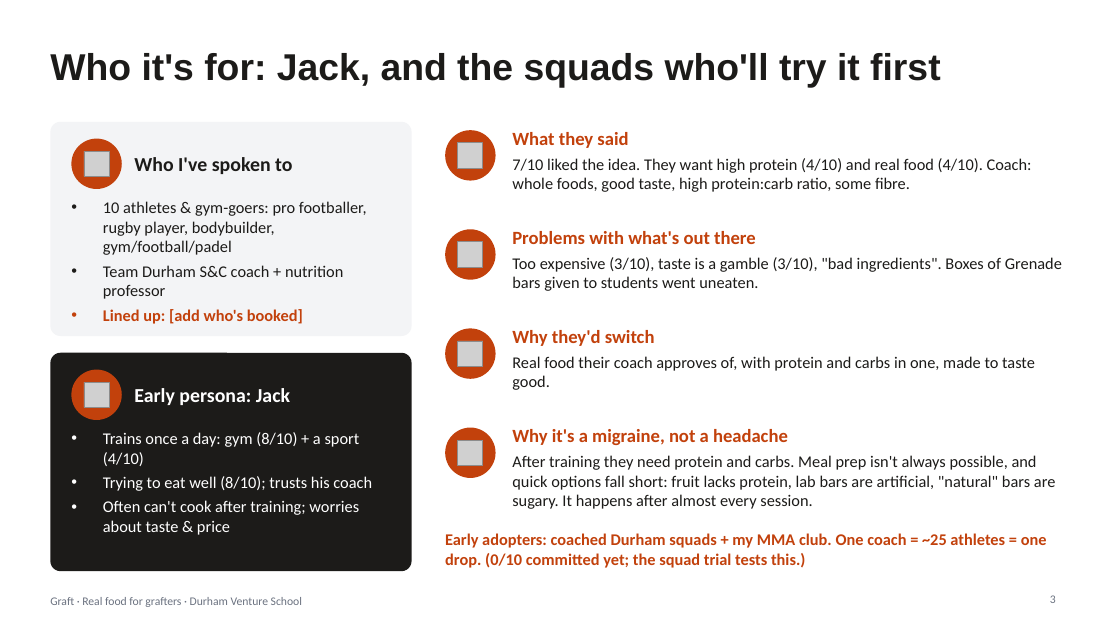
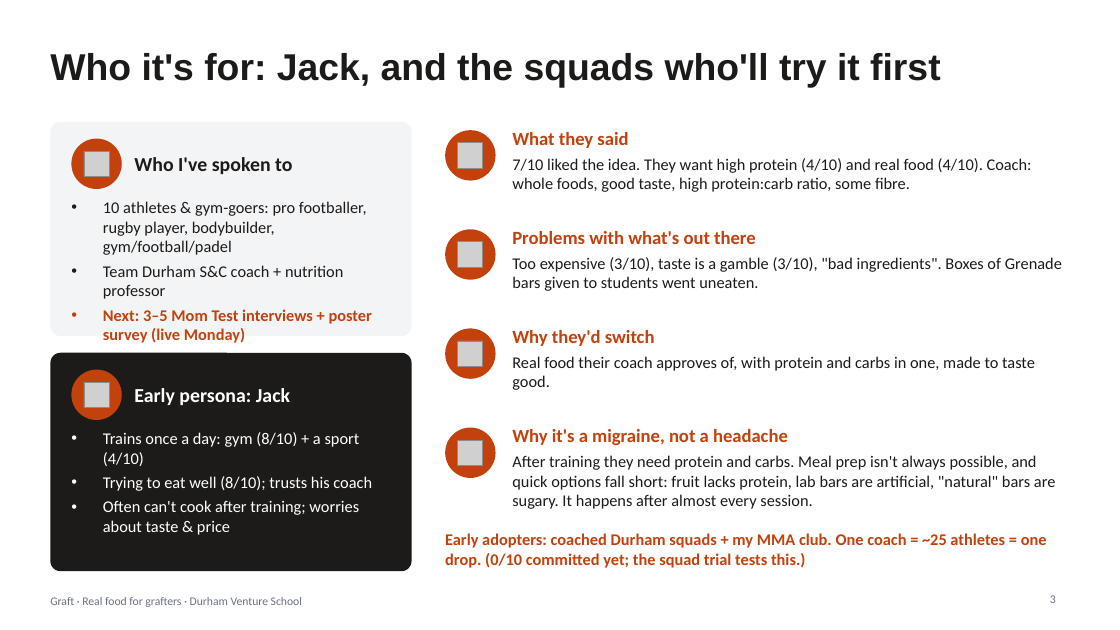
Before and after one commit to ewanh2005-alt/Ewan, a slide deck: slide 3 of 09-pitch/pitch-deck.pptx. Drawn at 1120x630 pixels with LibreOffice and Linux fonts; fonts in the diff are those of the drawing; grey boxes stand for pictures. Boxes give left, top, right and bottom in pixels: in the first picture for what was removed or moved away, otherwise in the second. Text is boxed around its words. In the diff, an @@ line names an element or a change of style, - is before the commit and + after.

```diff
--- a/09-pitch/pitch-deck.pptx
+++ b/09-pitch/pitch-deck.pptx
@@ text at (103,309,372,343): text changed @@
-• Lined up: [add who's booked]
+• Next: 3–5 Mom Test interviews + poster survey (live Monday)
```
Also in this commit, not shown: 2 other slides changed, 2 other files.
